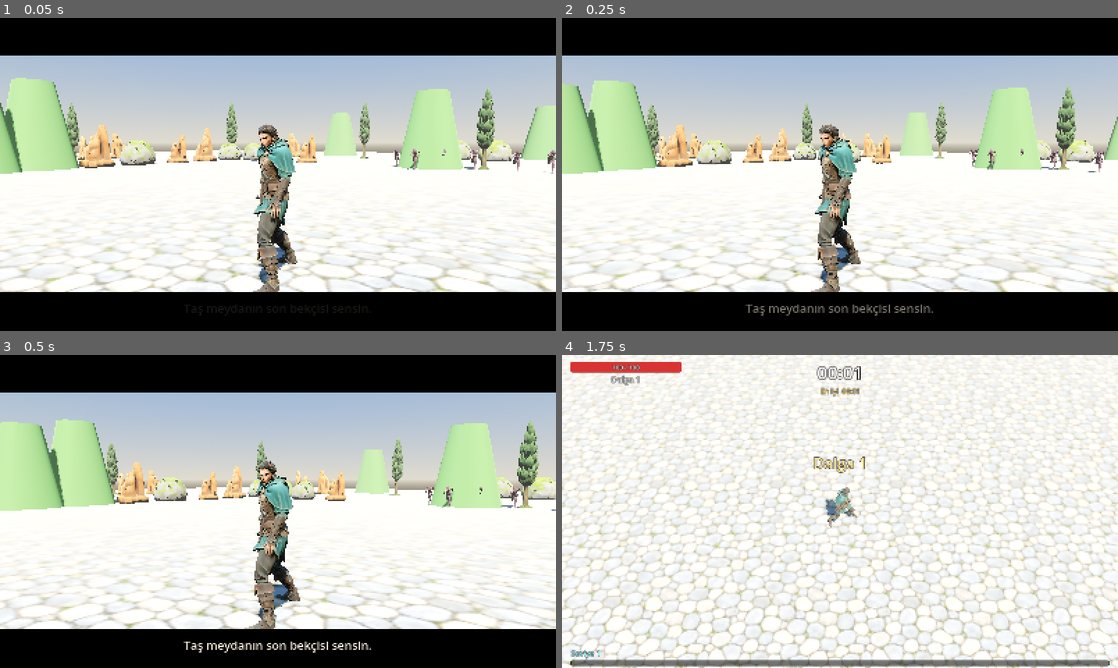
Above: before the commit, frames 1-4 (two rows, left to right).
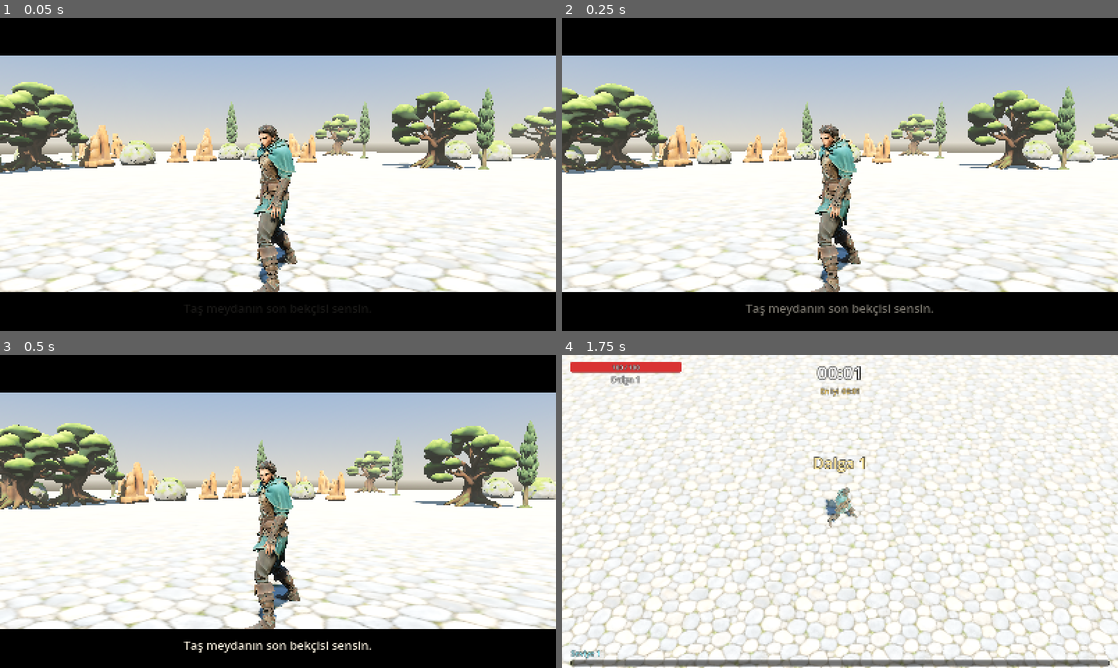
Above: after the commit, the same moments.

Repository: bebisland/yusufipk-hayatta-kal-bebis
Game: Godot game, scene res://scenes/intro.tscn
The game is run twice, just before and just after one commit, with the same random seed, the same clock (stepped at 60 frames per second) and the same inputs.
Inputs (mouse positions are in pixels of both pictures, inside the frame that each line leads up to):
- Up to frame 1 (0.05 s): no input
- Up to frame 2 (0.25 s): no input
- Up to frame 3 (0.5 s): no input
- Up to frame 4 (1.75 s): tap Enter (ui_accept) at 0.5, 0.77 s; move the mouse to (962, 495) at 0.52 s; hold Right (ui_right) 0.53-1.25 s; tap Backspace at 0.6 s; click (962, 495) at 0.67 s; drag from (728, 527) to (812, 574) at 1.27 s

The runs differ from the first frame. In frame 1, 8.5% of the frame differs, in the area x 0-100%, y 19-50%; in frame 2, 8.8%; in frame 3, 9.6%, in the area x 0-100%, y 20-50%; in frame 4, nothing differs.

Commit message:
Add oak model and hide intro enemies until their shots

Diff:
--- a/scripts/intro.gd
+++ b/scripts/intro.gd
@@ -112,12 +112,15 @@
 	# In the last shot the enemies freeze mid-stride around the hero.
 	var frozen := shot == 3
 	for a in _fast:
+		# Hidden until their shot so they do not stand frozen on the horizon.
+		a.visible = _t > 4.0
 		if _t > 4.0 and not frozen and a.position.length() > 5.5:
 			a.position.z += 3.0 * delta
 			a.set_motion(0.75)
 		else:
 			a.set_motion(0.0)
 	for b in _brutes:
+		b.visible = _t > 7.0
 		if _t > 7.0 and not frozen:
 			b.position.x -= 1.4 * delta
 			b.set_motion(1.0)
Binary file added: assets/models/tree_a.glb
Not shown, added: assets/models/tree_a.glb.import
Binary file added: assets/models/tree_a_texture_20250901.png
Not shown, added: assets/models/tree_a_texture_20250901.png.import
